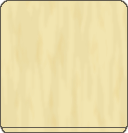
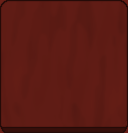
Layered file, before and after one edit (128 × 133). Changes by layer:
showed group "Layer Group copy" (3 layers) over (0, 0, 128, 133)
hid group "Layer Group #1" (4 layers) over (0, 0, 128, 133)
